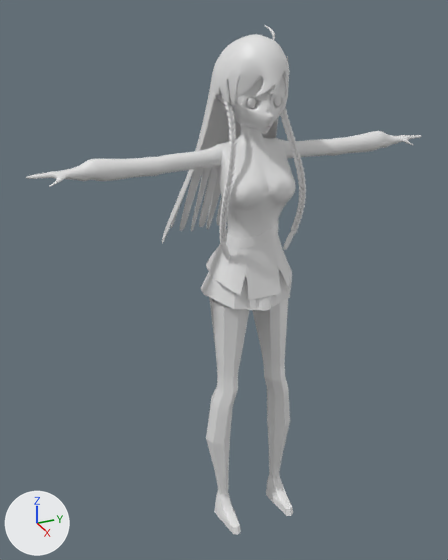
Renders of the Blender file solar_marine_model/character_solar_marine.blend from each side of a commit.
The view is the same before and after, from a camera (50 mm lens) standing at (4.5, -2.31, 2.55) and looking at (-0.49, -0.06, 0.06). Every picture has the same lights, and +X, +Y and +Z are marked at lower left.

In view in the first picture: 'Body', 'Braid', 'Cowlick', 'Eye', 'EyeBrow', 'EyeLash', 'Hair', 'OutfitBelt', 'OutfitBoot', 'OutfitShirt', 'OutfitSkirt'.
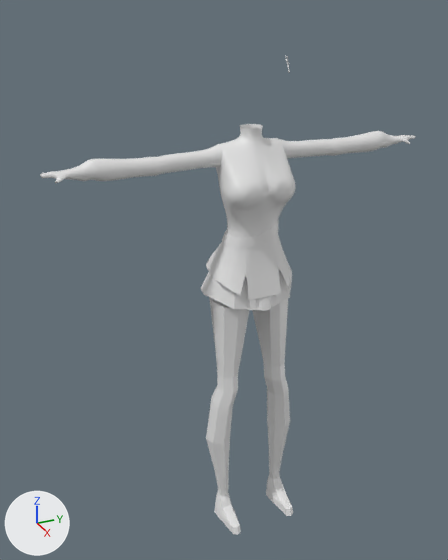
Where the change shows, as pixel boxes [x1, y1, x2, y2] in the pictures (448 x 560 px):
'Hair', hidden: before [162, 34, 289, 243]
'Body', hidden: before [26, 75, 421, 519]
'Braid', hidden: before [219, 91, 306, 260]
'Eye', hidden: before [247, 96, 282, 108]
'EyeLash', hidden: before [241, 93, 285, 104]
'Cowlick', hidden: before [264, 25, 275, 40]
'EyeBrow', hidden: before [251, 86, 283, 89]

The change in detail:
Object 'Body' (ob_body) is now hidden.
Object 'Braid' (ob_braid) is now hidden.
Object 'Hair' (ob_hair) is now hidden.
Object 'Cowlick' (ob_cowlick) is now hidden.
Object 'Eye' (ob_eye) is now hidden.
Object 'EyeLash' (ob_eyelash) is now hidden.
Object 'EyeBrow' (ob_eyebrow) is now hidden.
